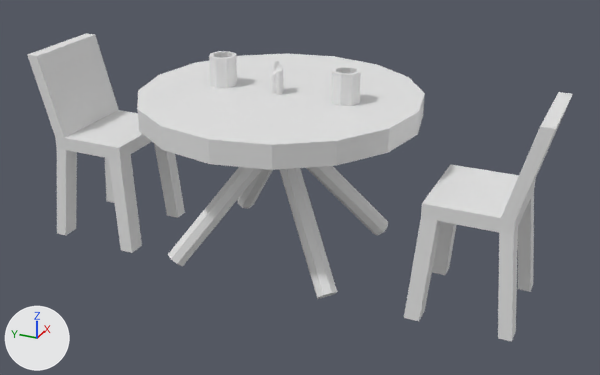
Two versions of the Blender file assets/models/vestiges/4_date/4_date.blend, one commit apart.
The view is the same before and after, from a camera (50 mm lens) standing at (-5.66, -2.71, 2.75) and looking at (-0.01, -0.17, -0.08). Lighting does not change. The marker at lower left points along +X, +Y and +Z. The first picture is the older version.

The scene before the commit, as lines of its bpy script (objects in view):
```python
ob_candle1 = bpy.data.objects.new('candle1', me_cylinder_005)
ob_candle1.location = (-0.047, -0.009, 0.745)
ob_candle4 = bpy.data.objects.new('candle4', me_cylinder_007)
ob_candle4.location = (-0.027, 0.036, 0.72)
ob_candle4.scale = (0.025, 0.025, 0.169)
ob_chair = bpy.data.objects.new('chair', me_cube_001)
ob_chair.location = (-0.001, 1.706, 0.0)
ob_cup1 = bpy.data.objects.new('cup1', me_cylinder_001)
ob_cup1.location = (-0.005, 0.505, 0.785)
ob_cup2 = bpy.data.objects.new('cup2', me_cylinder_002)
ob_cup2.location = (-0.005, -0.551, 0.785)
ob_legs = bpy.data.objects.new('legs', me_cylinder)
ob_legs.location = (0.25, 0.25, 0.0)
ob_table = bpy.data.objects.new('table', me_cylinder_003)
ob_table.location = (0.0, 0.0, 0.052)
```
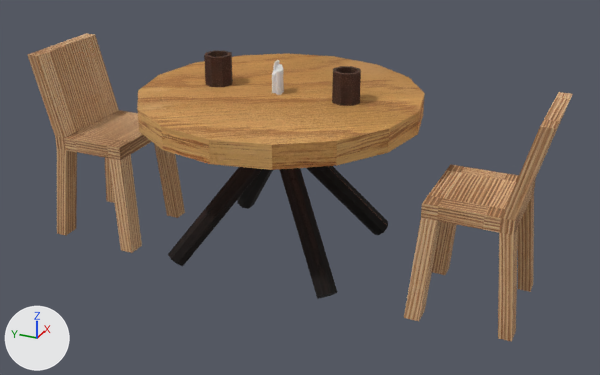
Patch to the scene script:
```diff
--- a/assets/models/vestiges/4_date/4_date.blend.py
+++ b/assets/models/vestiges/4_date/4_date.blend.py
@@ me_cylinder @@
 me_cylinder.from_pydata(...)  # 16 vertices, 10 faces; spans x -0.44..0.44, y -0.496..0.496, z -0.69..0.69
+me_cylinder.materials.append(mat_legs)  # picture img_dark_wood_png
@@ me_cylinder_002 @@
-me_cylinder_002.from_pydata(...)  # 16 vertices, 9 faces; spans x -0.113..0.113, y -0.113..0.113, z -0.169..0.169
+me_cylinder_002.from_pydata(...)  # 32 vertices, 26 faces; spans x -0.113..0.113, y -0.113..0.113, z -0.079..0.169
+# me_cylinder_002 part 1
+# 8 vertices are removed from x -0.113..0.113, y -0.113..0.113, z -0.169
+# 9 faces are deleted
+# 16 vertices are added at x -0.09..0.09, y -0.09..0.09, z -0.06..0.169
+# 8 new vertices lie (0.0, 0.0, -0.248) away from vertices in x -0.113..0.113, y -0.113..0.113, z 0.169
+# 26 new faces join them
+me_cylinder_002.materials.append(mat_cups)  # picture img_cup_jpg
@@ me_cube_001 @@
 me_cube_001.from_pydata(...)  # 64 vertices, 62 faces; spans x -0.45..0.43, y -0.47..0.44, z -0.79..0.87
+me_cube_001.materials.append(mat_chair)  # picture img_panel_oak_jpg
@@ me_cylinder_003 @@
 me_cylinder_003.from_pydata(...)  # 32 vertices, 18 faces; spans x -1.13..1.13, y -1.13..1.13, z 0.48..0.66
+# me_cylinder_003 part 2: texture (UV) coordinates of 18 of 18 faces, centred in x -1.09..1.09, y -1.09..1.09, z 0.48..0.66, changed; they spanned u 0.0..1.0, v 0.01..1.0 and now span u 0.03..0.6, v 0.0..0.95
+me_cylinder_003.materials.append(mat_table)  # picture img_oak_jpg
@@ me_cylinder_005 @@
 me_cylinder_005.from_pydata(...)  # 16 vertices, 10 faces; spans x -0.025..0.025, y -0.025..0.025, z -0.169..0.169
+me_cylinder_005.materials.append(mat_candles)  # picture img_candle_jpg
@@ me_cylinder_006 @@
 me_cylinder_006.from_pydata(...)  # 16 vertices, 10 faces; spans x -0.025..0.025, y -0.025..0.025, z -0.169..0.169
+# me_cylinder_006 part 3: texture (UV) coordinates of 10 of 10 faces, centred in x -0.021..0.021, y -0.021..0.021, z -0.169..0.153, changed; they spanned u 0.0..1.0, v 0.01..1.0 and now span u 0.44..0.52, v 0.52..0.57
@@ me_cylinder_007 @@
 me_cylinder_007.from_pydata(...)  # 16 vertices, 10 faces; spans x -1.0..1.0, y -1.0..1.0, z -1.0..1.0
 # used by ob_candle4; location = (-0.027, 0.036, 0.72); scale = (0.025, 0.025, 0.169)
+# me_cylinder_007 part 4: texture (UV) coordinates of 10 of 10 faces, centred in x -0.85..0.85, y -0.85..0.85, z -1.0..0.91, changed; they spanned u 0.0..1.0, v 0.01..1.0 and now span u 0.18..0.81, v 0.18..0.82
+me_cylinder_007.materials.append(mat_candles)  # picture img_candle_jpg
@@ ob_cup1 @@
-ob_cup1 = bpy.data.objects.new('cup1', me_cylinder_001)
@@ ob_cup2 @@
 ob_cup2 = bpy.data.objects.new('cup2', me_cylinder_002)
-ob_cup2.location = (-0.005, -0.551, 0.785)
-_m = ob_cup2.modifiers.new('Solidify', 'SOLIDIFY')
-_m.thickness = 0.03
+ob_cup2.location = (0.0, -0.551, 0.785)
+_m = ob_cup2.modifiers.new('Mirror', 'MIRROR')
+_m.use_axis = (False, True, False)
+_m.mirror_object = ob_table
```

Changed parts and their boxes [x1, y1, x2, y2] in the pictures (600 x 375 px):
'chair', recoloured, surface changed (white to brown): [28, 33, 573, 342] in both
'table', recoloured, surface changed (white to orange): [137, 54, 425, 170] in both
'legs', recoloured, surface changed (white to black): [168, 166, 388, 299] in both
'cup2', reshaped, recoloured, surface changed, moved, modifiers changed (white to brown): before [332, 66, 361, 106]; after [204, 51, 361, 106]
'cup1', deleted: before [209, 51, 237, 88]
'candle1', recoloured (white to grey): [276, 68, 282, 95] in both
'candle4', recoloured, surface changed: [272, 70, 276, 93] in both
part 3 of me_cylinder_006, surface changed: [277, 64, 284, 93] in both
